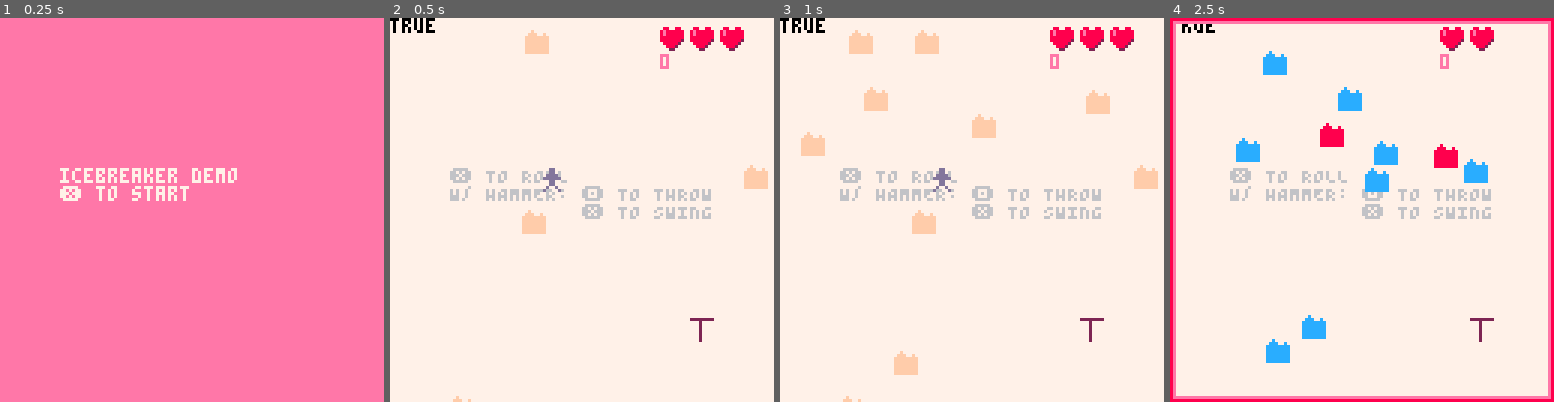
Above: before the commit, frames 1-4 (left to right).
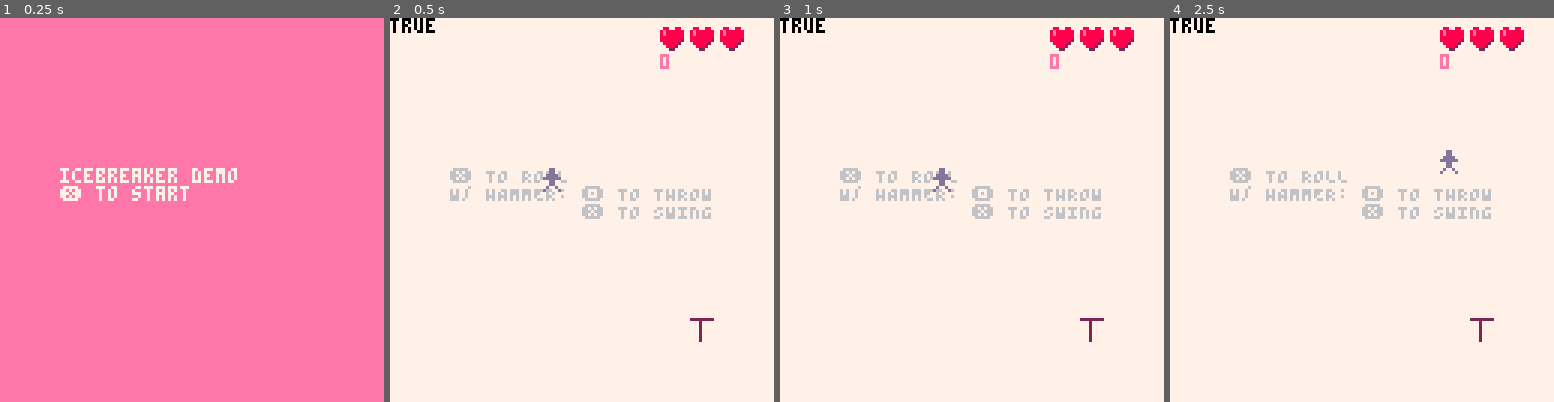
Above: after the commit, the same moments.

Repository: wsasaki01/icebreaker
Game: PICO-8 cartridge p1/icebreaker-p1.p8
Same seed, same stepped clock (60 frames per second), same inputs: the game is played once before the commit and once after it.
Inputs:
- Up to frame 1 (0.25 s): no input
- Up to frame 2 (0.5 s): tap X (X key) at 0.33 s
- Up to frame 3 (1 s): tap O (Z key) at 0.7 s
- Up to frame 4 (2.5 s): tap X (X key) at 1.07, 1.85 s; hold Right 1.6-2.1 s; tap O (Z key) at 1.7, 2.1 s; hold Up 2.15-2.42 s; hold Right from 2.47 s (still down)

Frame 1 is identical in both runs. In frame 2, 1.0% of the frame differs, in the area x 16-99%, y 3-100%; in frame 3, 2.9%; in frame 4, 9.7%, in the area x 0-100%, y 0-100%.

Commit message:
Block actions during roll

Diff:
--- a/p1/main.lua
+++ b/p1/main.lua
@@ -12,7 +12,7 @@
     h_attack_length = 0.3
     h_attack_size = 4
 
-    enemy_limit = 10
+    enemy_limit = 0
     enemy_speed_lower = 0.4
     enemy_speed_upper = 1
     enemy_range = enemy_speed_upper - enemy_speed_lower
@@ -194,11 +194,11 @@
                 p.charge += 1
             end
 
-            if btn(5) then
+            if btn(5) and not p.rolling then
                 if h.equipped and p.charge==true and #attacks<1 then
                     p.charge = 0
                     create_attack("player", p_attack_length, p_attack_size)
-                elseif not p.rolling and not h.equipped and (diff.x!=0 or diff.y!=0) then
+                elseif not h.equipped and (diff.x!=0 or diff.y!=0) then
                     p.rolling = true
                     p.i = true
                     p.i_count = 9
@@ -206,7 +206,7 @@
                 end
             end
 
-            if btn(4) and h.equipped and (diff.x!=0 or diff.y!=0) then
+            if btn(4) and not p.rolling and h.equipped and (diff.x!=0 or diff.y!=0) then
                 h.thrown = true
                 h.equipped = false
                 h.v = 10
